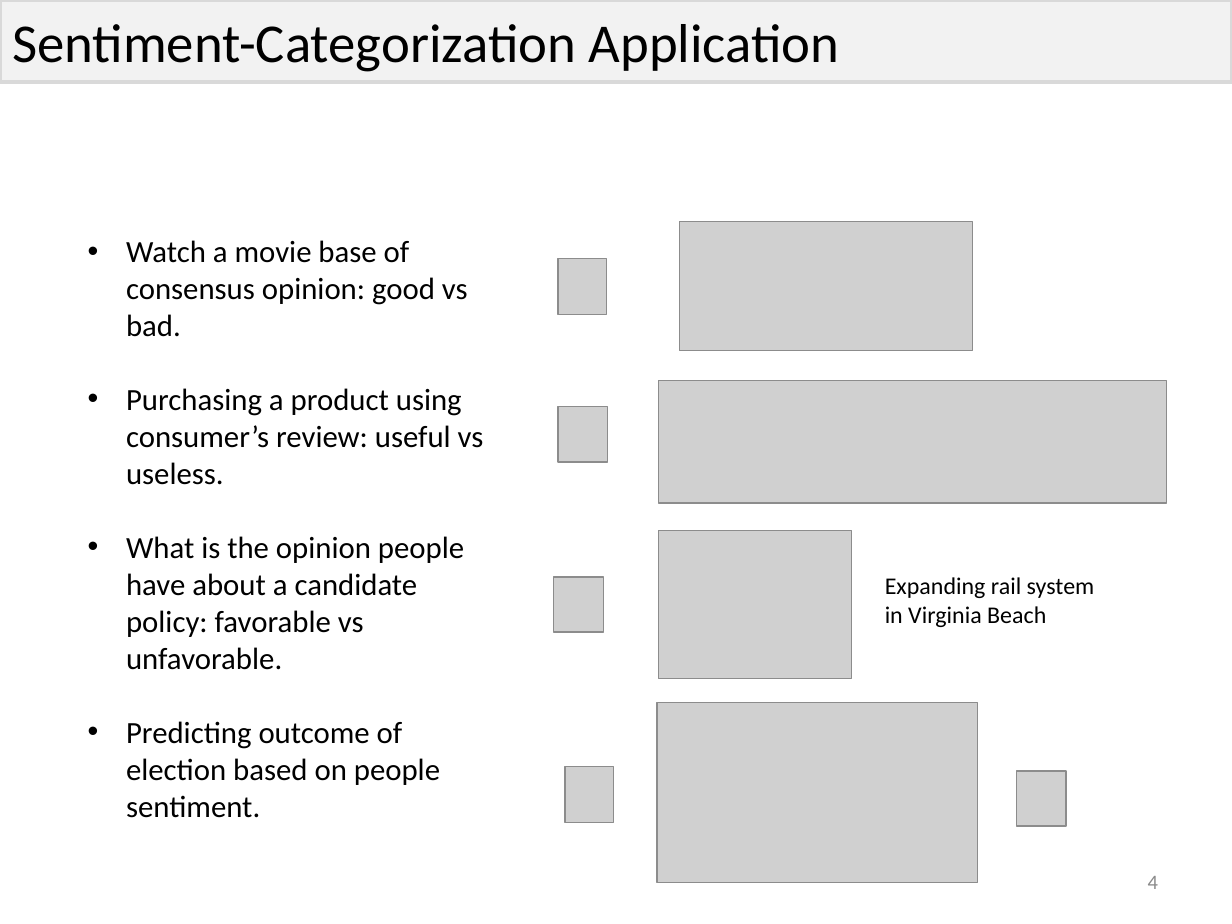
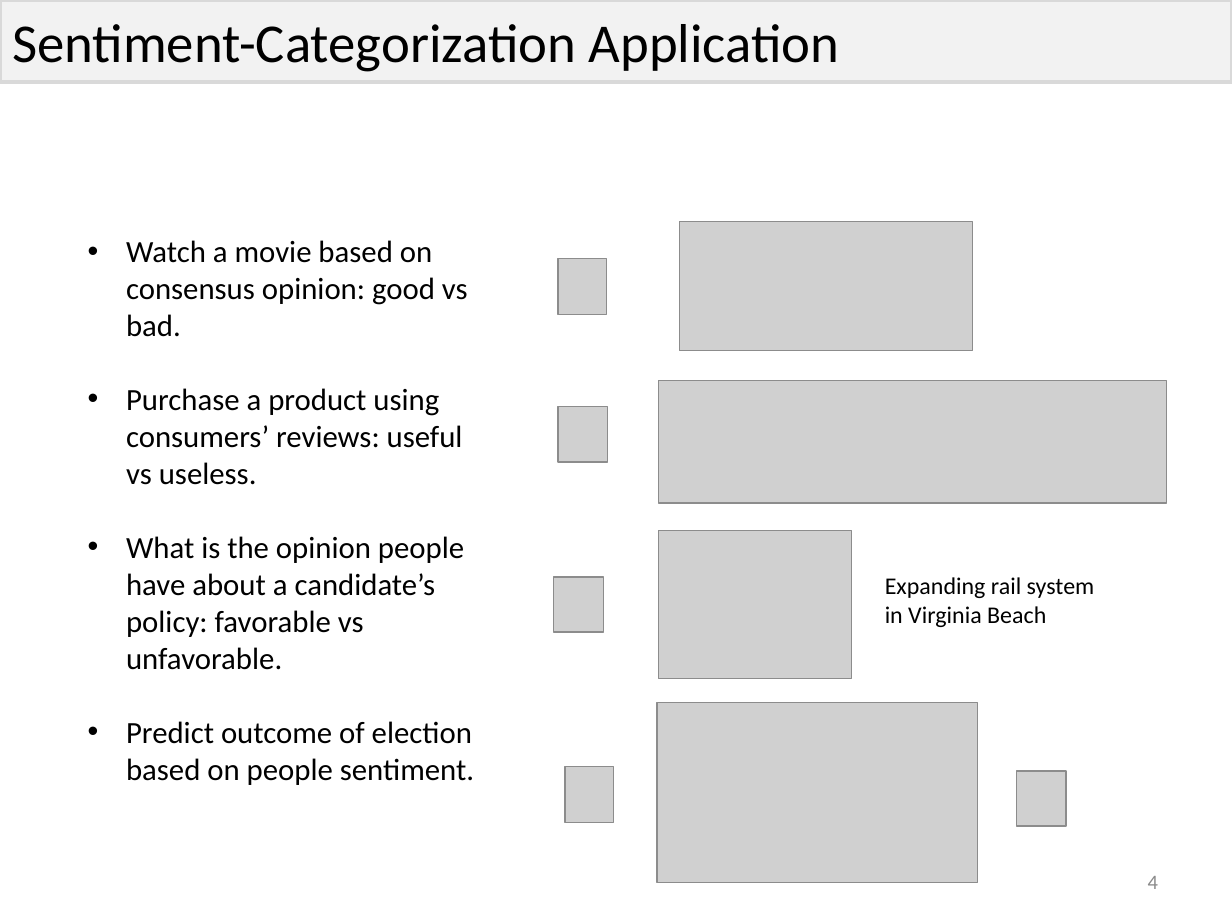
Before and after one commit to phvargas/cs834-f16, a slide deck: slide 4 of presentation-4/presentation4.pptx. Drawn at 1232x924 pixels with LibreOffice and Linux fonts; fonts in the diff are those of the drawing; grey boxes stand for pictures. Boxes give left, top, right and bottom in pixels: in the first picture for what was removed or moved away, otherwise in the second. Text is boxed around its words. In the diff, an @@ line names an element or a change of style, - is before the commit and + after.

```diff
--- a/presentation-4/presentation4.pptx
+++ b/presentation-4/presentation4.pptx
@@ text at [126,240,474,785]: text changed @@
-• Watch a movie base of consensus opinion: good vs bad.
-• Purchasing a product using consumer’s review: useful vs useless.
-• What is the opinion people have about a candidate policy: favorable vs unfavorable.
-• Predicting outcome of election based on people sentiment.
+• Watch a movie based on consensus opinion: good vs bad.
+• Purchase a product using consumers’ reviews: useful vs useless.
+• What is the opinion people have about a candidate’s policy: favorable vs unfavorable.
+• Predict outcome of election based on people sentiment.
```
Also in this commit, not shown: 6 other slides changed.
